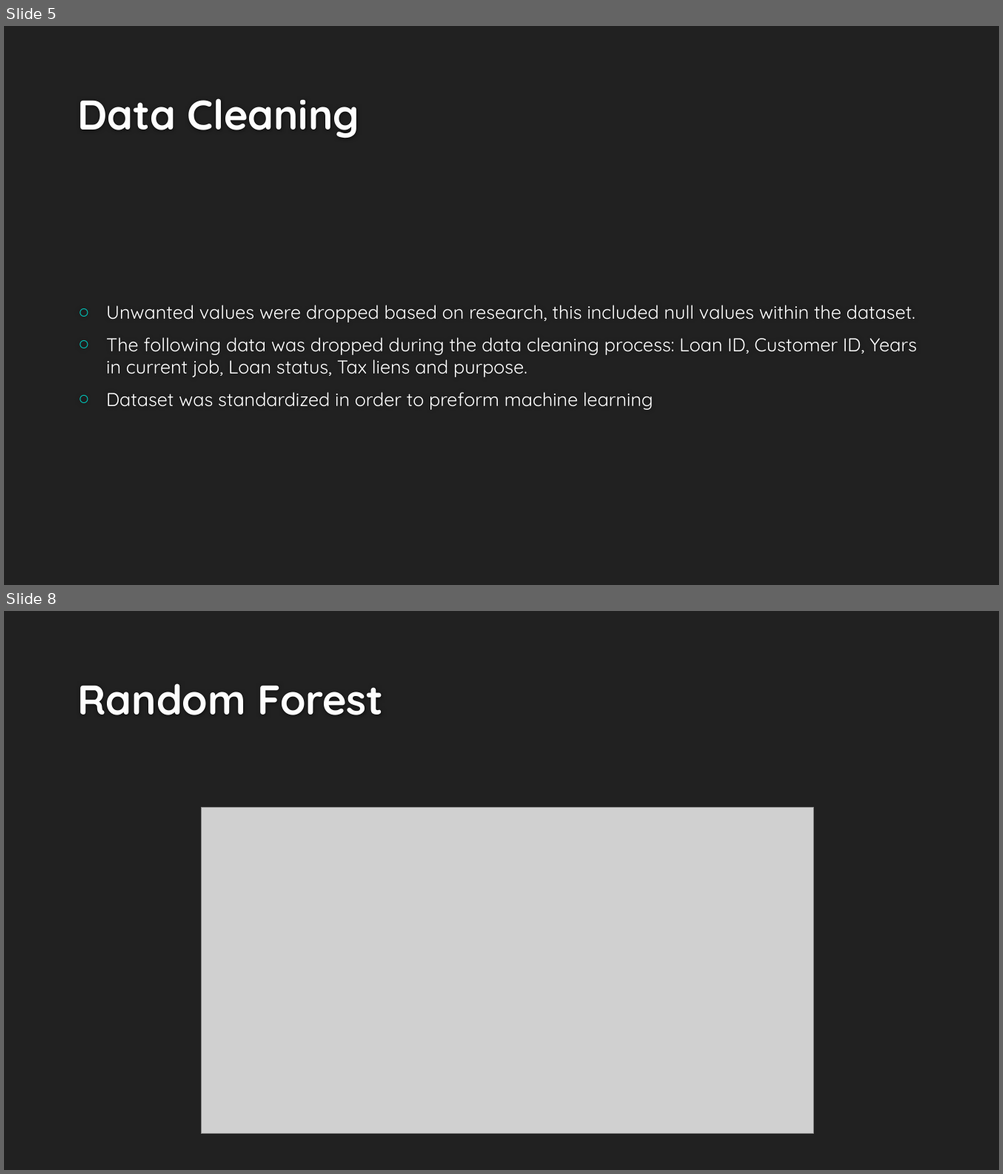
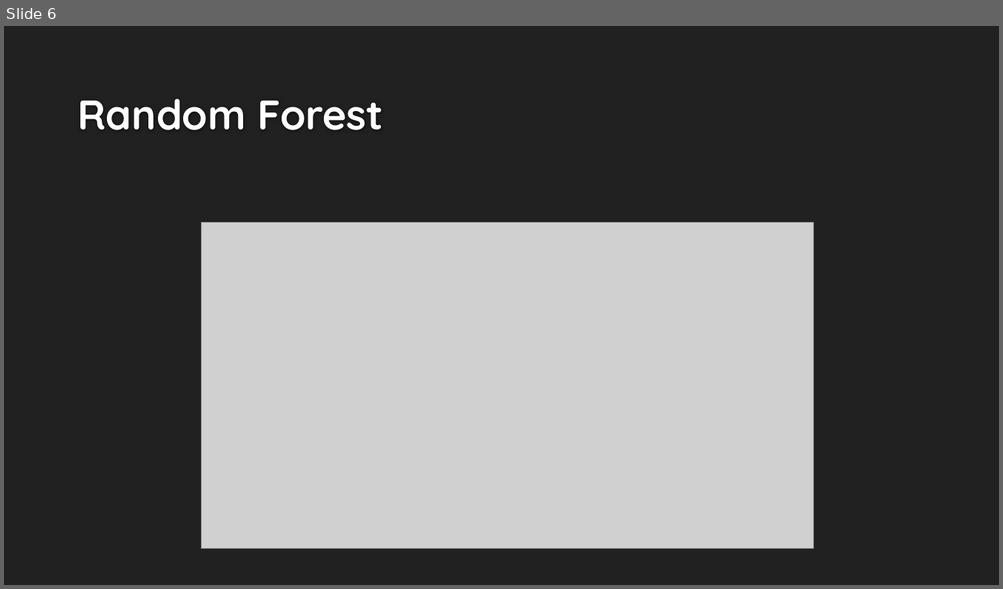
Before and after one commit to KavishNaran/Loan-risk---machine-learning, a slide deck: Credit Loan Presentation.pptx. Shown one above the other, each under a label of ours: slides 5 and 8 before the commit, slide 6 after it; the slides between them are not shown. The pictures are 1003x1174 and 1003x589 pixels, drawn with LibreOffice and Linux fonts; fonts in the diff are those of the drawing; grey boxes stand for pictures; background and template pictures are left out. Boxes give left, top, right and bottom in pixels: in the first picture for what was removed or moved away, otherwise in the second. Text is boxed around its words. In the diff, an @@ line names an element or a change of style, - is before the commit and + after.

```diff
--- a/Credit Loan Presentation.pptx
+++ b/Credit Loan Presentation.pptx
@@ slide 5 removed at bbox=[4, 26, 999, 585], background #212121 @@
@@ title removed at bbox=[77, 99, 359, 138] @@
-Data Cleaning
@@ text removed at bbox=[106, 305, 916, 410] @@
-○ Unwanted values were dropped based on research, this included null values within the dataset.
-○ The following data was dropped during the data cleaning process: Loan ID, Customer ID, Years in current job, Loan status, Tax liens and purpose.
-○ Dataset was standardized in order to preform machine learning
@@ what was slide 8 is now slide 6 @@
```
Also in this commit, not shown: 6 slides changed, 3 slides added, 1 other slide removed.
